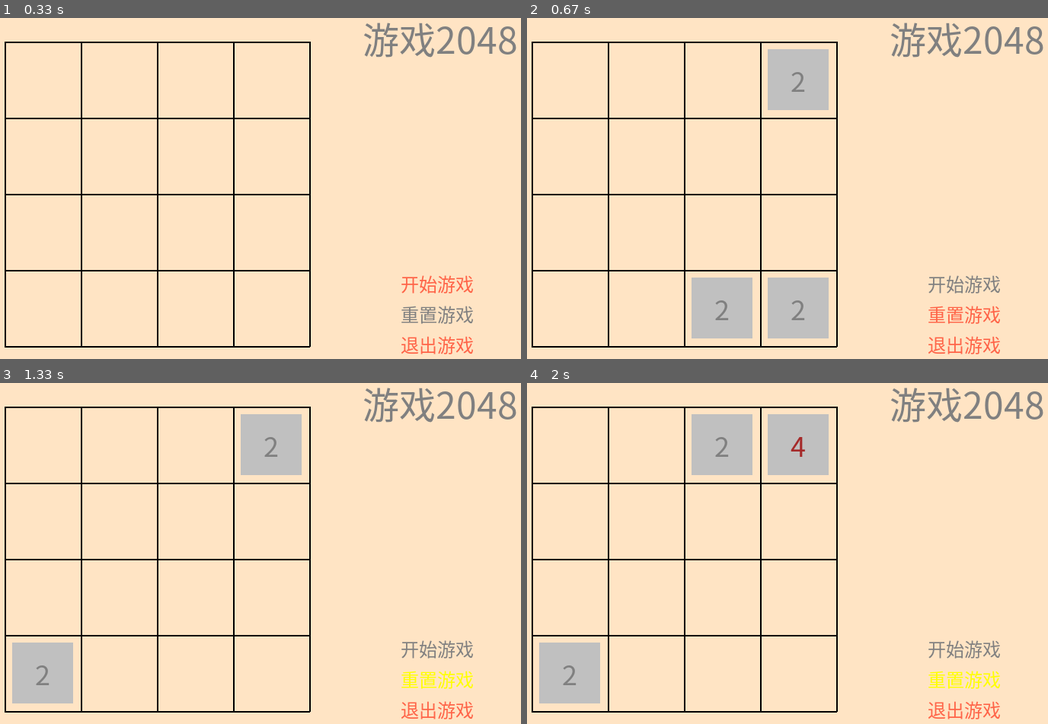
Above: before the commit, frames 1-4 (two rows, left to right).
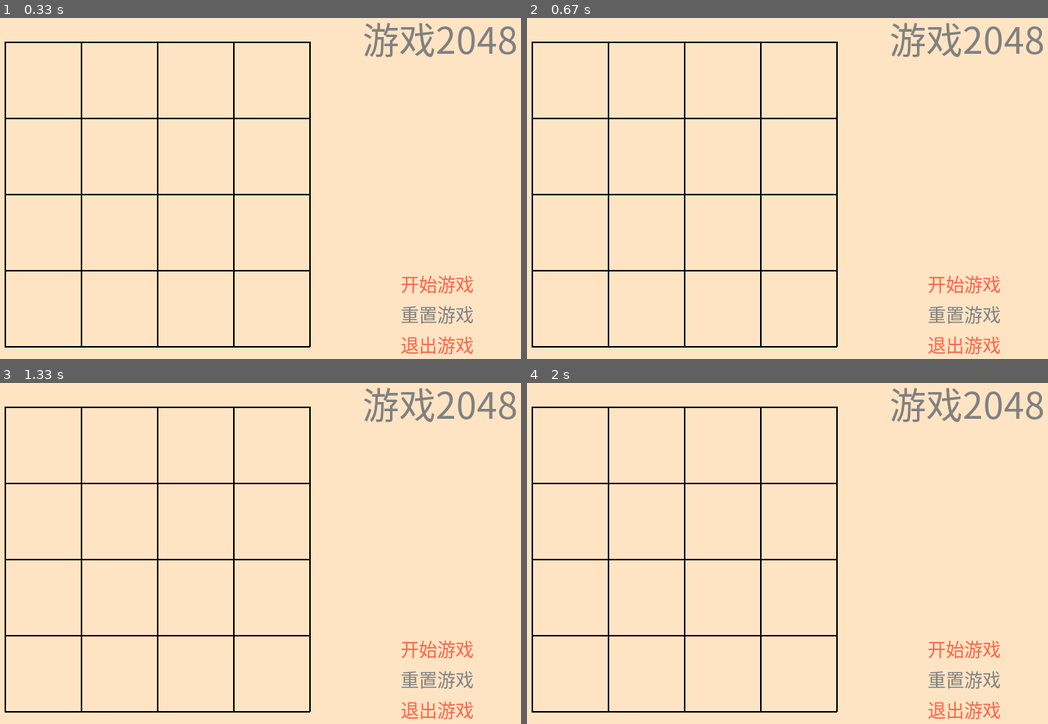
Above: after the commit, the same moments.

Repository: seancheng33/PygameProject
Game: pygame game, started from game2048/game.py
Same seed, same stepped clock (60 frames per second), same inputs: the game is played once before the commit and once after it.
Inputs:
- Up to frame 1 (0.33 s): no input
- Up to frame 2 (0.67 s): tap S at 0.33 s
- Up to frame 3 (1.33 s): tap A at 0.67 s; click "重置游戏" at 1.05 s
- Up to frame 4 (2 s): tap D at 1.33 s; tap W at 1.67 s

Frame 1 is identical in both runs. In frame 2, 6.9% of the frame differs, in the area x 31-91%, y 9-94%; in frame 3, 4.8%; in frame 4, 6.9%, in the area x 2-91%, y 9-94%.

Commit message:
优化胜负判断，还是有BUG

Diff:
--- a/game2048/GameFunction.py
+++ b/game2048/GameFunction.py
@@ -83,7 +83,7 @@
     """遍历数组，如果里面有一个元素是2048，就表示胜利"""
     for i in range(setting.WINDOW_BLOCK_NUM):
         for j in range(setting.WINDOW_BLOCK_NUM):
-            if gameArray[i][j] == 2048:
+            if gameArray[i][j] == 32:
                 return True
             else:
                 return False
--- a/game2048/game.py
+++ b/game2048/game.py
@@ -54,8 +54,15 @@
             draw_game(screen, tileFont, gameArray)
         elif gamestatus == 'win':
             print('win')
+            winText = titleFont.render('YOU WIN', True, setting.COLOR_DICT['navy'])
+            winRect = winText.get_rect()
+            winRect.topleft = 270, 260
+
         elif gamestatus == 'lost':
             print('lost')
+            winText = titleFont.render('YOU LOST!', True, setting.COLOR_DICT['navy'])
+            winRect = winText.get_rect()
+            winRect.topleft = 270, 260
         else:
             pass
 
@@ -63,7 +70,7 @@
             if event.type == pygame.QUIT:
                 pygame.quit()
                 sys.exit(0)
-            elif event.type == pygame.KEYUP:
+            elif event.type == pygame.KEYUP and gamestatus == 'start':
                 if event.key == pygame.K_ESCAPE:
                     pygame.quit()
                     sys.exit(0)
@@ -82,10 +89,7 @@
                                     gameArray[i][j] = 0
                     add_elem(gameArray)
                     gamestatus = win_or_lost(gameArray)
-                    # if not can_move(gameArray):
-                    #     print('lost')
-                    # if is_win(gameArray):
-                    #     print('win')
+
 
                 elif event.key in (pygame.K_d, pygame.K_RIGHT):
                     for i in range(setting.WINDOW_BLOCK_NUM):
@@ -101,10 +105,7 @@
                                     gameArray[i][j] = 0
                     add_elem(gameArray)
                     gamestatus = win_or_lost(gameArray)
-                    # if not can_move(gameArray):
-                    #     print('lost')
-                    # if is_win(gameArray):
-                    #     print('win')
+
 
                 elif event.key in (pygame.K_w, pygame.K_UP):
                     for i in range(setting.WINDOW_BLOCK_NUM):
@@ -120,10 +121,6 @@
                                     gameArray[i][j] = 0
                     add_elem(gameArray)
                     gamestatus = win_or_lost(gameArray)
-                    # if not can_move(gameArray):
-                    #     print('lost')
-                    # if is_win(gameArray):
-                    #     print('win')
 
                 elif event.key in (pygame.K_s, pygame.K_DOWN):
                     for i in range(setting.WINDOW_BLOCK_NUM):
@@ -139,10 +136,7 @@
                                     gameArray[i][j] = 0
                     add_elem(gameArray)
                     gamestatus = win_or_lost(gameArray)
-                    # if not can_move(gameArray):
-                    #     print('lost')
-                    # if is_win(gameArray):
-                    #     print('win')
+
 
             # 右侧的按键的鼠标事件
             x, y = pygame.mouse.get_pos()
